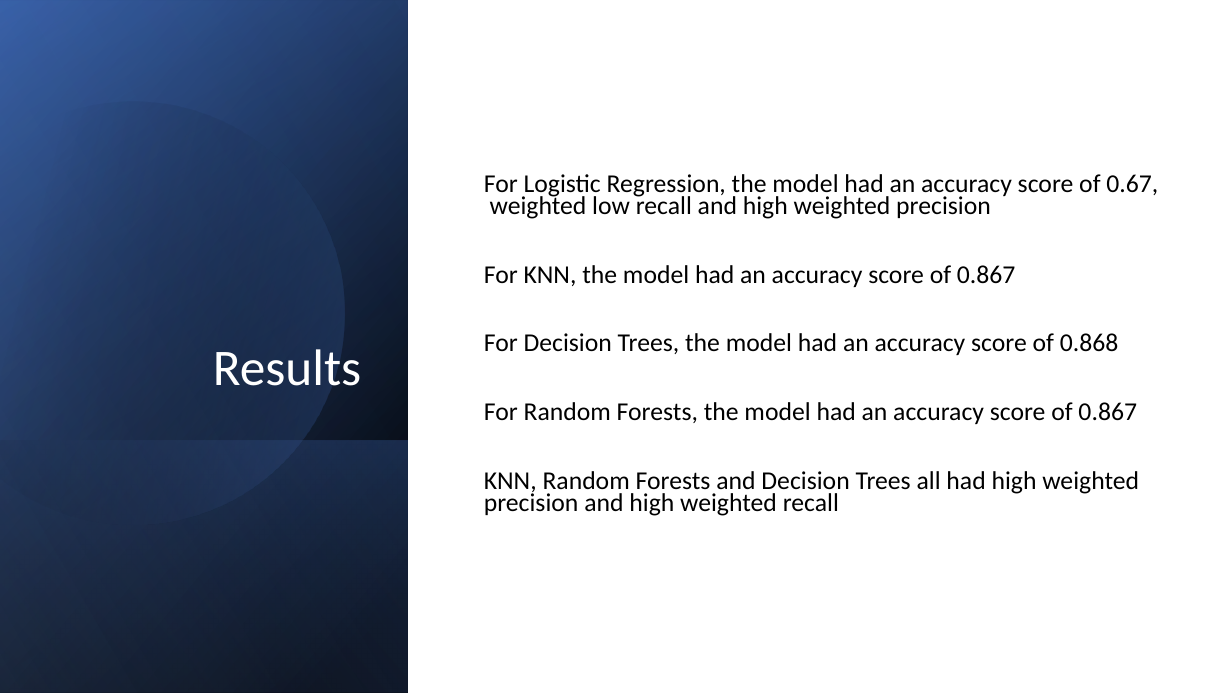
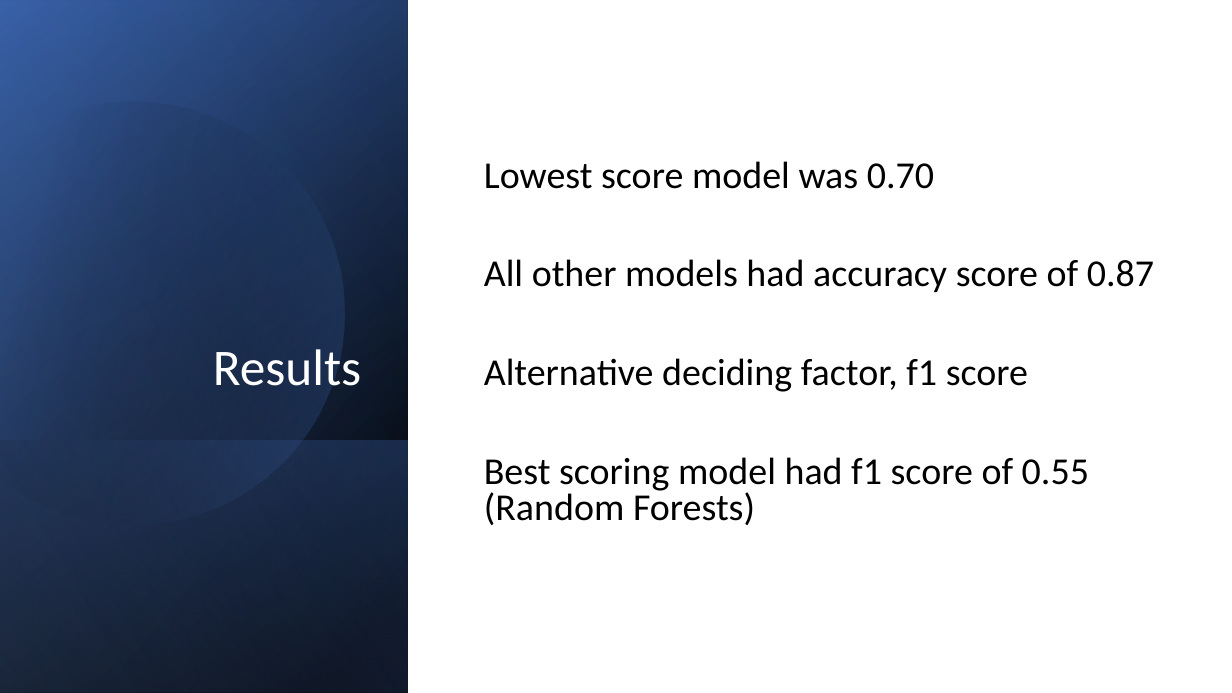
Before and after one commit to carlos-marin1742/dsc-phase-3-project, a slide deck: slide 9 of Phase 3 Presentation.pptx (slide 8 before the commit). Drawn at 1232x693 pixels with LibreOffice and Linux fonts; fonts in the diff are those of the drawing. Boxes give left, top, right and bottom in pixels: in the first picture for what was removed or moved away, otherwise in the second. Text is boxed around its words. In the diff, an @@ line names an element or a change of style, - is before the commit and + after.

```diff
--- a/Phase 3 Presentation.pptx
+++ b/Phase 3 Presentation.pptx
@@ text at (484, 161, 1154, 525): text changed; size 20 to 29.6 pt @@
-For Logistic Regression, the model had an accuracy score of 0.67, weighted low recall and high weighted precision
-For KNN, the model had an accuracy score of 0.867
-For Decision Trees, the model had an accuracy score of 0.868
-For Random Forests, the model had an accuracy score of 0.867
-KNN, Random Forests and Decision Trees all had high weighted precision and high weighted recall
+Lowest score model was 0.70
+All other models had accuracy score of 0.87
+Alternative deciding factor, f1 score
+Best scoring model had f1 score of 0.55 (Random Forests)
```
Also in this commit, not shown: 6 other slides changed, 1 slide added, 7 other files.
